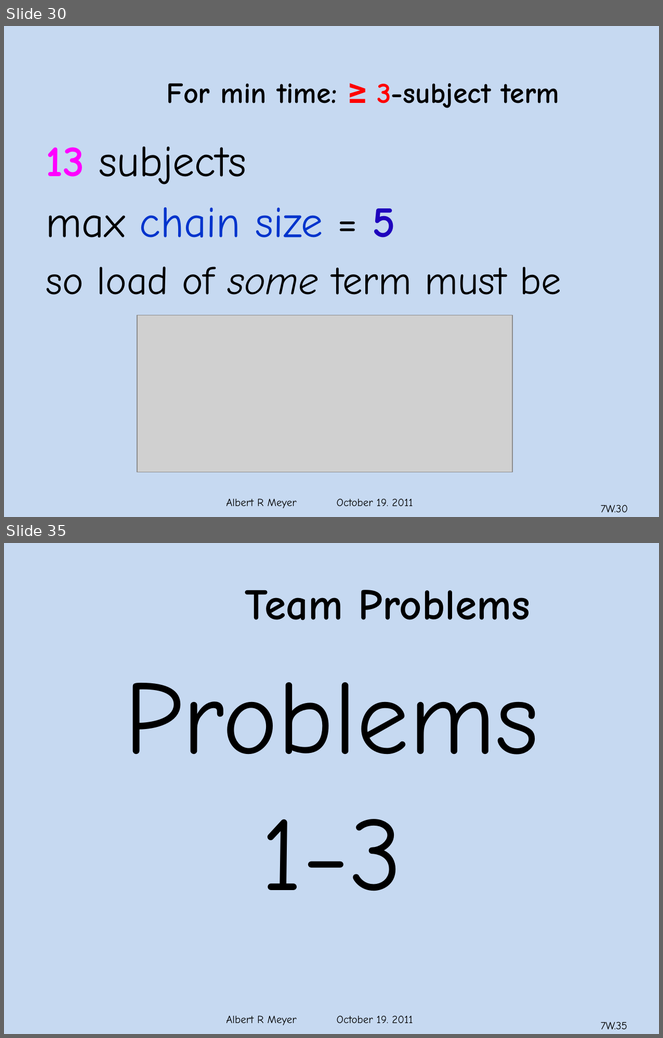
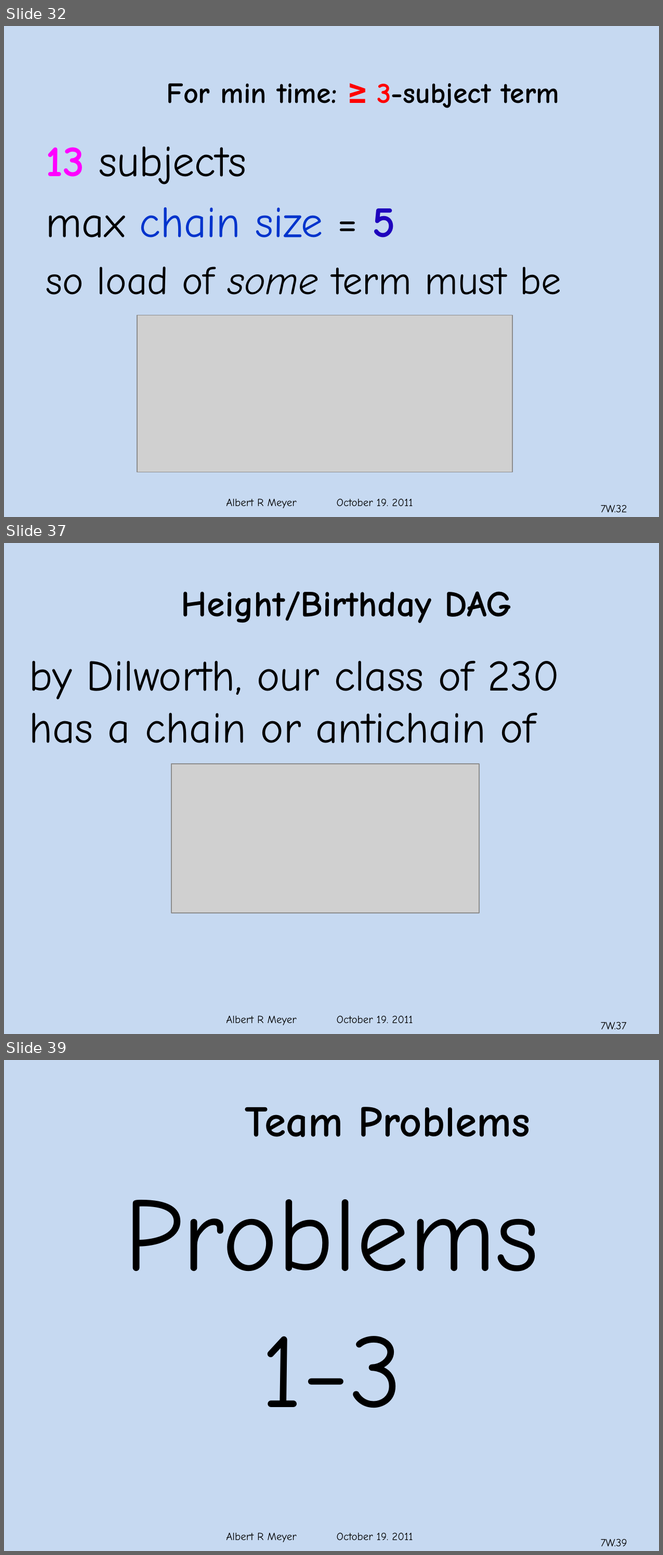
Before and after one commit to armeyer/mcs_web, a slide deck: fall11/slidesF11/slides7w.pptx. Shown one above the other, each under a label of ours: slides 30 and 35 before the commit, slides 32, 37 and 39 after it; the slides between them are not shown. The pictures are 663x1038 and 663x1555 pixels, drawn with LibreOffice and Linux fonts; fonts in the diff are those of the drawing; grey boxes stand for pictures; background and template pictures are left out. Boxes give left, top, right and bottom in pixels: in the first picture for what was removed or moved away, otherwise in the second. Text is boxed around its words. In the diff, an @@ line names an element or a change of style, - is before the commit and + after.

Commit message:
slides7w, cp7w change prob 3 to dilworth

```diff
--- a/fall11/slidesF11/slides7w.pptx
+++ b/fall11/slidesF11/slides7w.pptx
@@ slide 37 added at [4,543,659,1034], background #C6D9F1; not listed: 1 template element that a slide beside it also shows @@
@@ title added at [181,591,513,623], 40 pt, text #000000, bold @@
+Height/Birthday DAG
@@ text added at [29,661,560,743], 48 pt, text #000000 @@
+by Dilworth, our class of 230
+has a chain or antichain of
@@ picture added at [172,764,480,913] @@
@@ page number added at [601,1022,627,1030], 12 pt, text #000000 @@
+7W.37
@@ what was slide 30 is now slide 32 @@
@@ page number at [601,505,627,513]: text changed @@
-7W.30
+7W.32
@@ what was slide 35 is now slide 39 @@
@@ page number at [601,1539,627,1547]: text changed @@
-7W.35
+7W.39
```
Also in this commit, not shown: 10 slides changed, 3 other slides added, 1 other file.
